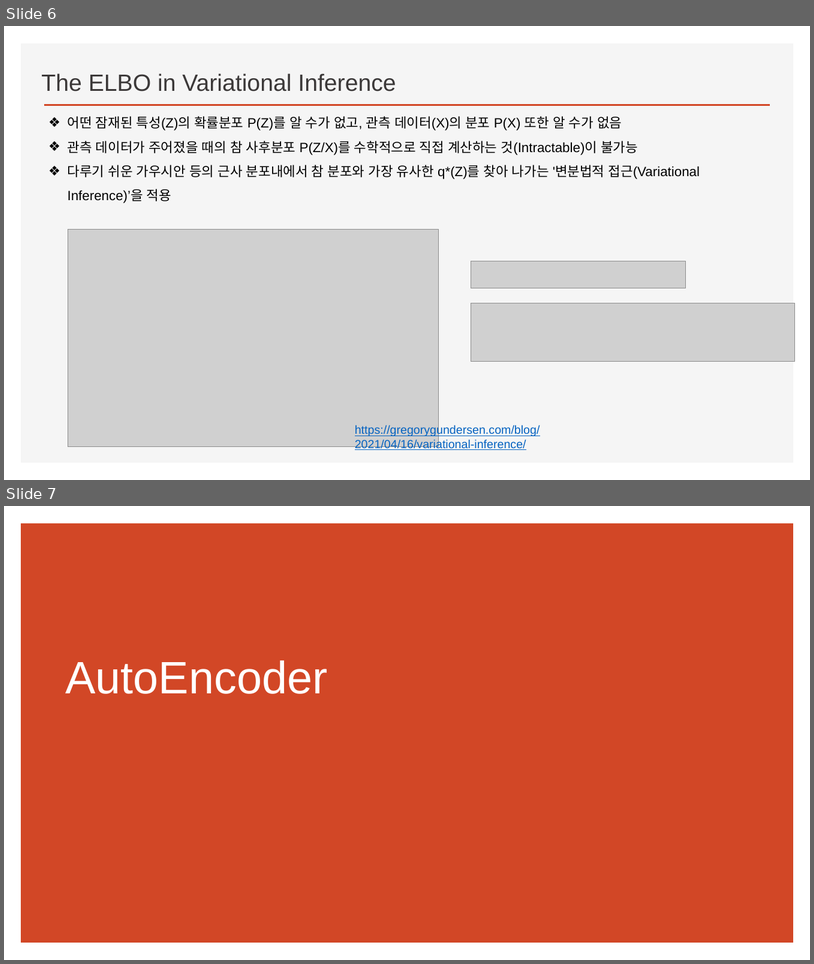
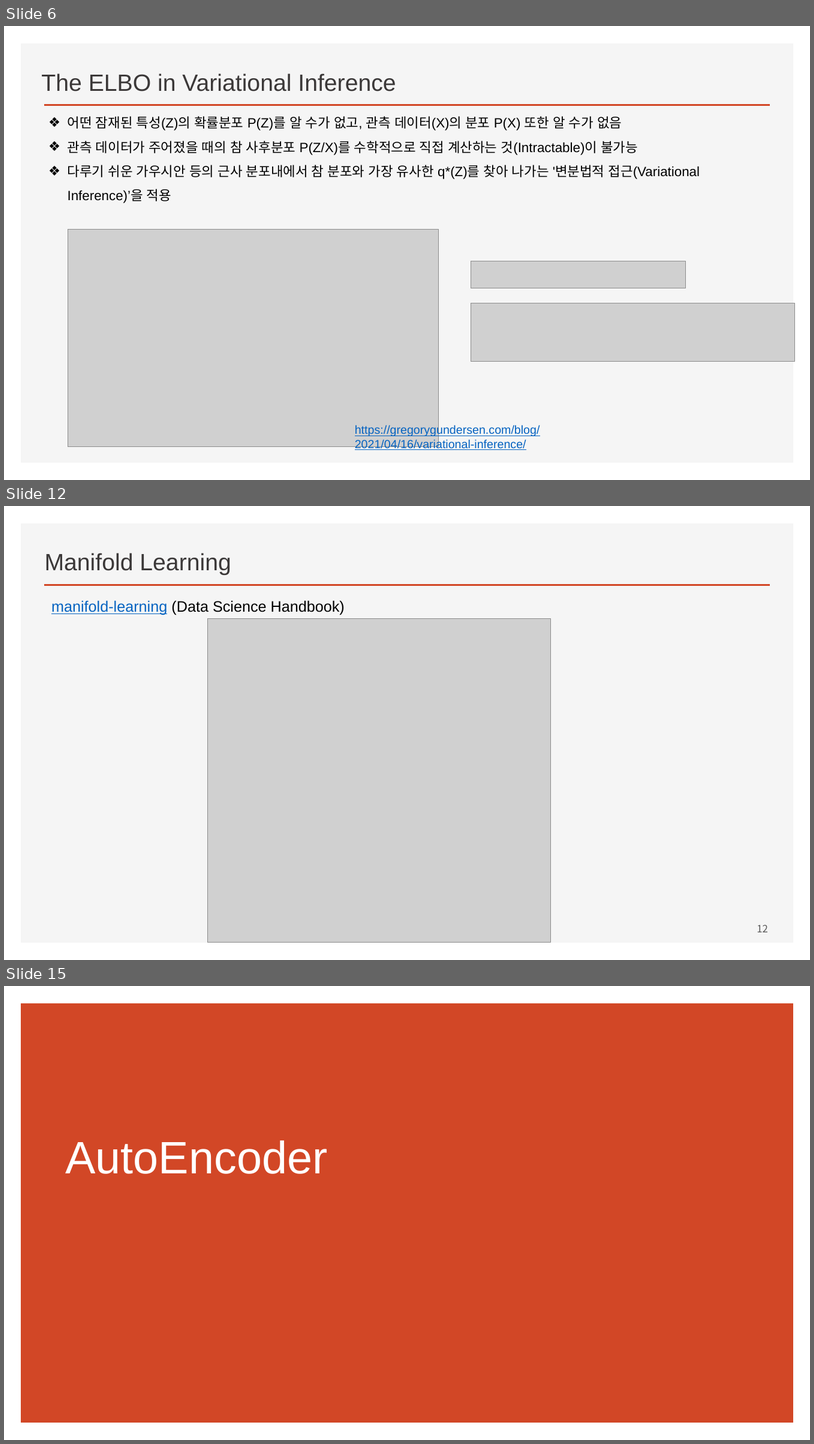
Before and after one commit to ancestor9/2026_Fall_AI-Literacy, a slide deck: Variational Autoencoders.pptx. Shown one above the other, each under a label of ours: slides 6 and 7 before the commit, slides 6, 12 and 15 after it; the slides between them are not shown. The pictures are 814x964 and 814x1444 pixels, drawn with LibreOffice and Linux fonts; fonts in the diff are those of the drawing; grey boxes stand for pictures; background and template pictures are left out. Boxes give left, top, right and bottom in pixels: in the first picture for what was removed or moved away, otherwise in the second. Text is boxed around its words. In the diff, an @@ line names an element or a change of style, - is before the commit and + after.

```diff
--- a/Variational Autoencoders.pptx
+++ b/Variational Autoencoders.pptx
@@ slide 12 added at (4,506,810,960), background #FFFFFF; not listed: 2 template elements that a slide beside it also shows @@
@@ title added at (45,553,231,575), 28 pt, text #3B3838 @@
+Manifold Learning
@@ text added at (51,600,345,615), 18 pt, text #000000 @@
+manifold-learning (Data Science Handbook)
@@ picture added at (207,619,551,942) @@
@@ page number added at (757,924,768,932), 12 pt, text #595959 @@
+12
@@ what was slide 7 is now slide 15 @@
```
Also in this commit, not shown: 8 other slides added.
